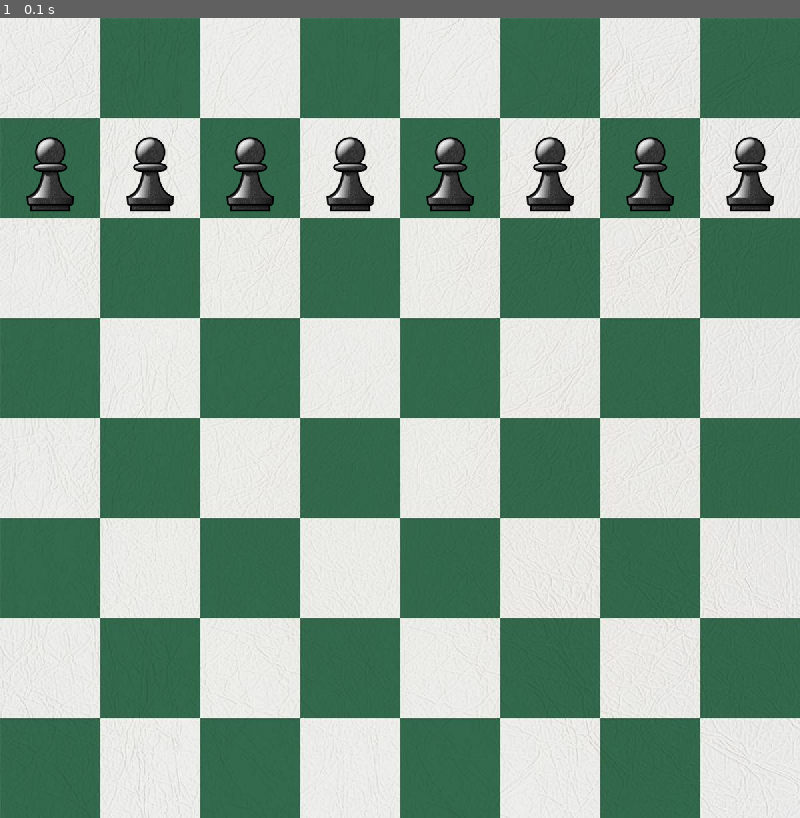
Above: before the commit, frame 1.
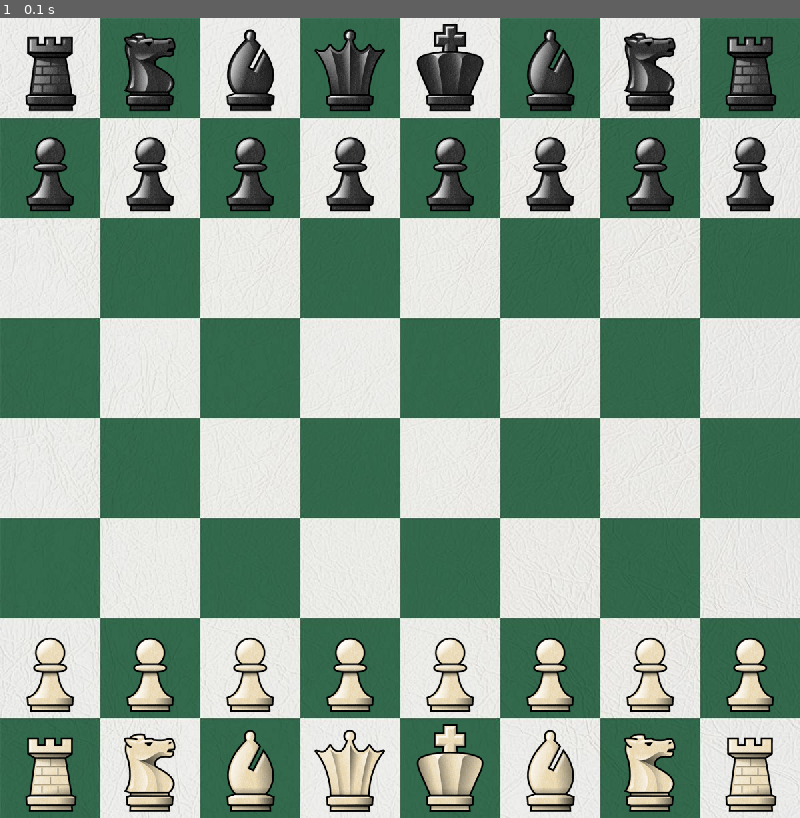
Above: after the commit, the same moment.

Repository: Haskool/Pygame-Chess
Game: pygame game, started from src/app.py
Same seed, same stepped clock (60 frames per second), same inputs: the game is played once before the commit and once after it.
Inputs:
- Up to frame 1 (0.1 s): no input

The runs differ from the first frame. In frame 1, 11% of the frame differs, in the area x 3-98%, y 0-100%.

Commit message:
display set up board

Diff:
--- a/src/view.py
+++ b/src/view.py
@@ -9,14 +9,36 @@
         self._display_surf = pygame.Surface(self.size)
 
     def on_init(self):
+        # note that placement coords of an image is relative to top left corner
+
         # set board image
         board = pygame.image.load("resources\\board.jpg").convert()
         board = pygame.transform.scale(board, self.size)
         self._display_surf.blit(board, (0, 0))
 
+        # set major pieces
+        piecePaths = ["r", "n", "b", "q", "k"]
+        row = ["r", "n", "b", "q", "k", "b", "n", "r"]
+        for piece in piecePaths:
+            bpieceImage = pygame.image.load("resources\\b{}.png".format(piece)).convert_alpha()
+            wpieceImage = pygame.image.load("resources\\w{}.png".format(piece)).convert_alpha()
+            bpiece = pygame.transform.scale(bpieceImage, self.psize)
+            wpiece = pygame.transform.scale(wpieceImage, self.psize)
+            by = 0
+            wy = self.height - self.pheight
+            for i, square in enumerate(row):
+                if square == piece:
+                    x = i * self.pwidth
+                    self._display_surf.blit(bpiece, (x, by))
+                    self._display_surf.blit(wpiece, (x, wy))
+
         # set pawns
-        pawnImage = pygame.image.load("resources\\bp.png").convert_alpha()
-        pawn = pygame.transform.scale(pawnImage, self.psize)
+        bpawnImage = pygame.image.load("resources\\bp.png").convert_alpha()
+        wpawnImage = pygame.image.load("resources\\wp.png").convert_alpha()
+        bpawn = pygame.transform.scale(bpawnImage, self.psize)
+        wpawn = pygame.transform.scale(wpawnImage, self.psize)
         for x in range(0, self.width, self.pwidth):
-            y = self.pheight
-            self._display_surf.blit(pawn, (x, y))
+            by = self.pheight
+            wy = self.height - 2 * self.pheight
+            self._display_surf.blit(bpawn, (x, by))
+            self._display_surf.blit(wpawn, (x, wy))
Binary file added: resources/bk.png
Binary file removed: resources/bm.png
Binary file removed: resources/bn.jpg
Binary file added: resources/bn.png
Binary file added: resources/wp.png
Renamed: src/main.py -> src/app.py
Not shown, changed: .gitignore
